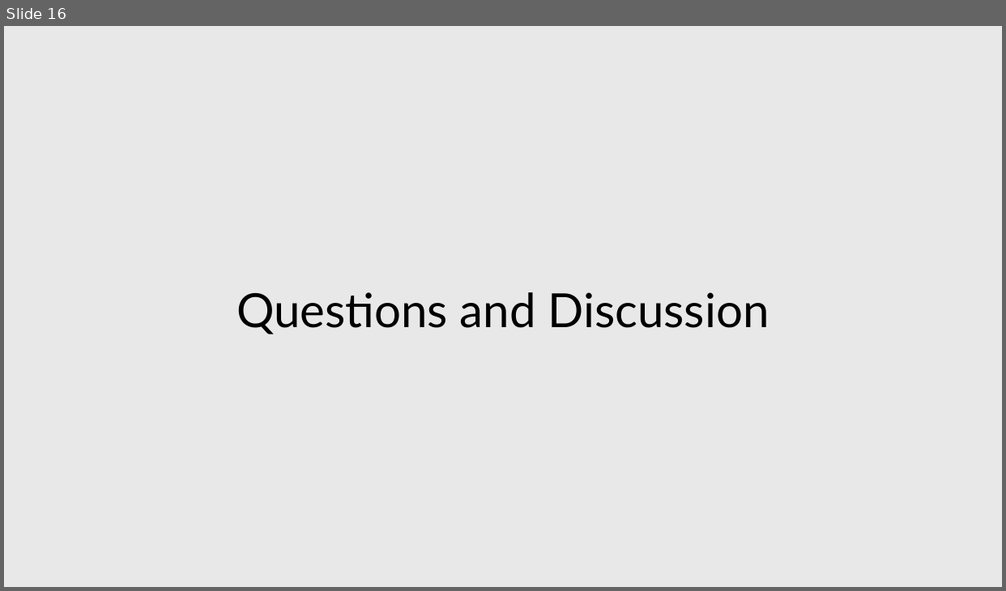
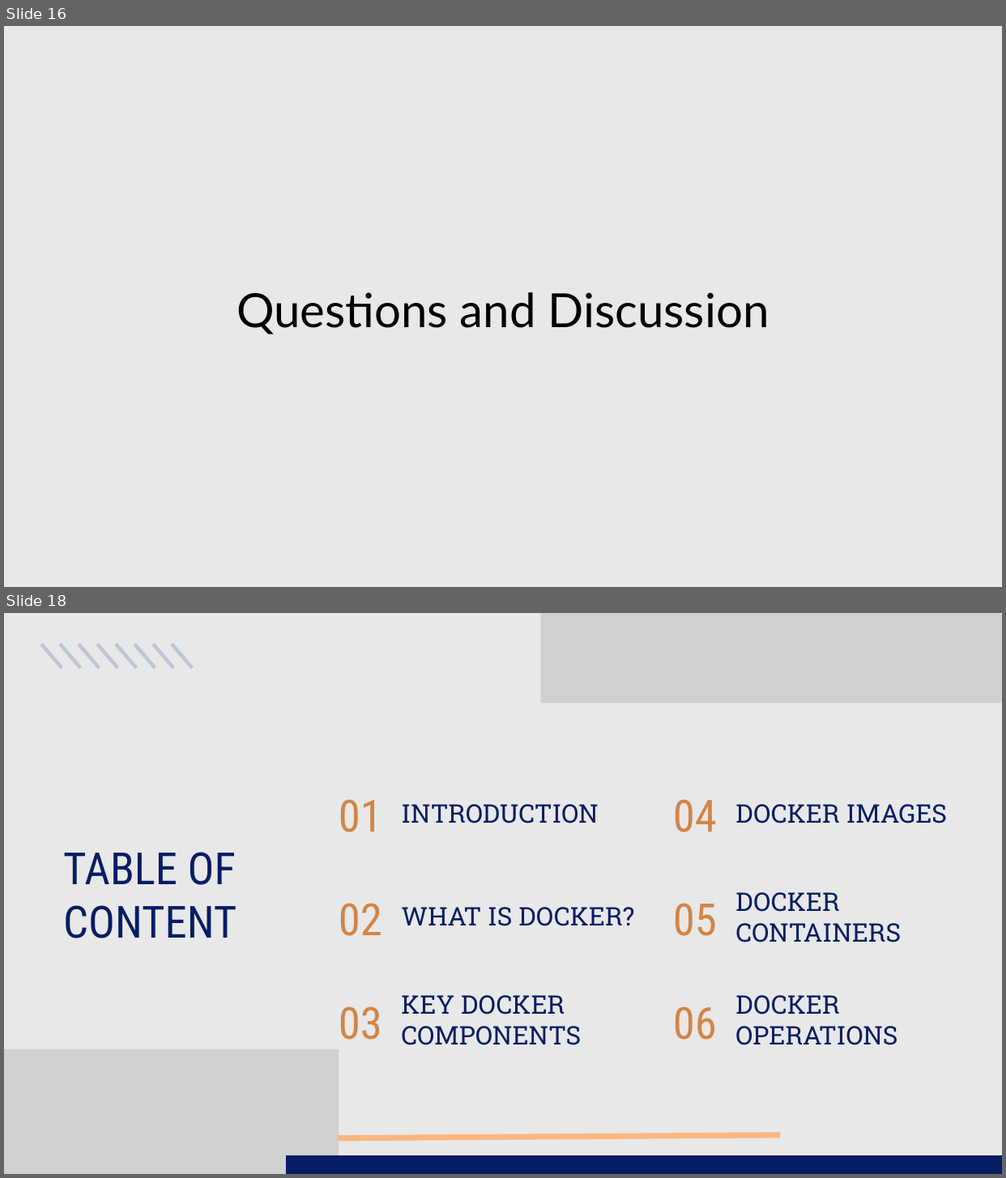
Before and after one commit to tranphuquy19/QA-DevOps-training, a slide deck: DevOps Principles and Practices for QA Professionals.pptx. Shown one above the other, each under a label of ours: slide 16 before the commit, slides 16 and 18 after it; the slides between them are not shown. The pictures are 1006x591 and 1006x1178 pixels, drawn with LibreOffice and Linux fonts; fonts in the diff are those of the drawing; grey boxes stand for pictures. Boxes give left, top, right and bottom in pixels: in the first picture for what was removed or moved away, otherwise in the second. Text is boxed around its words. In the diff, an @@ line names an element or a change of style, - is before the commit and + after.

```diff
--- a/DevOps Principles and Practices for QA Professionals.pptx
+++ b/DevOps Principles and Practices for QA Professionals.pptx
@@ slide 18 added at (x1=4, y1=613, x2=1002, y2=1174), background #E8E8E8 @@
@@ picture added at (x1=540, y1=613, x2=1002, y2=703) @@
@@ line added from (41, 644) to (62, 668), #BEC6D4 5.25 pt @@
@@ line added from (60, 644) to (80, 668), #BEC6D4 5.25 pt @@
@@ line added from (79, 644) to (100, 668), #BEC6D4 5.25 pt @@
@@ line added from (97, 644) to (117, 668), #BEC6D4 5.25 pt @@
@@ line added from (116, 644) to (136, 668), #BEC6D4 5.25 pt @@
@@ line added from (134, 644) to (155, 668), #BEC6D4 5.25 pt @@
@@ line added from (153, 644) to (173, 668), #BEC6D4 5.25 pt @@
@@ line added from (172, 644) to (192, 668), #BEC6D4 5.25 pt @@
@@ text added at (x1=339, y1=799, x2=382, y2=833), 64 pt, text #D18547 @@
+01
@@ text added at (x1=401, y1=804, x2=598, y2=824), 37 pt, text #051D64 @@
+INTRODUCTION
@@ text added at (x1=673, y1=799, x2=717, y2=833), 64 pt, text #D18547 @@
+04
@@ text added at (x1=735, y1=804, x2=948, y2=824), 37 pt, text #051D64 @@
+DOCKER IMAGES
@@ text added at (x1=63, y1=852, x2=236, y2=939), 64 pt, text #051D64 @@
+TABLE OF
+CONTENT
@@ text added at (x1=339, y1=903, x2=382, y2=936), 64 pt, text #D18547 @@
+02
@@ text added at (x1=673, y1=903, x2=717, y2=936), 64 pt, text #D18547 @@
+05
@@ text added at (x1=735, y1=892, x2=901, y2=943), 37 pt, text #051D64 @@
+DOCKER CONTAINERS
@@ text added at (x1=401, y1=907, x2=634, y2=926), 37 pt, text #051D64 @@
+WHAT IS DOCKER?
@@ text added at (x1=401, y1=995, x2=581, y2=1046), 37 pt, text #051D64 @@
+KEY DOCKER COMPONENTS
@@ text added at (x1=735, y1=995, x2=897, y2=1046), 37 pt, text #051D64 @@
+DOCKER OPERATIONS
@@ text added at (x1=339, y1=1007, x2=382, y2=1040), 64 pt, text #D18547 @@
+03
@@ text added at (x1=673, y1=1007, x2=717, y2=1040), 64 pt, text #D18547 @@
+06
@@ picture added at (x1=4, y1=1050, x2=339, y2=1174) @@
@@ line added from (337, 1139) to (780, 1135), #F9B680 8.25 pt @@
@@ freeform shape added at (x1=286, y1=1156, x2=1002, y2=1174), fill #051D64 @@
```
Also in this commit, not shown: 2 slides changed, 27 other slides added, 18 other files.
